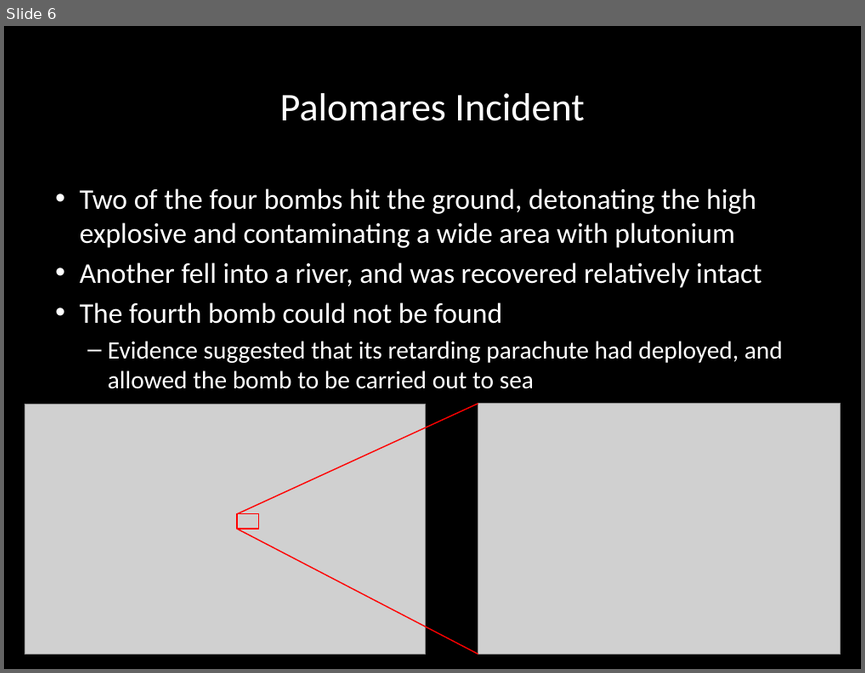
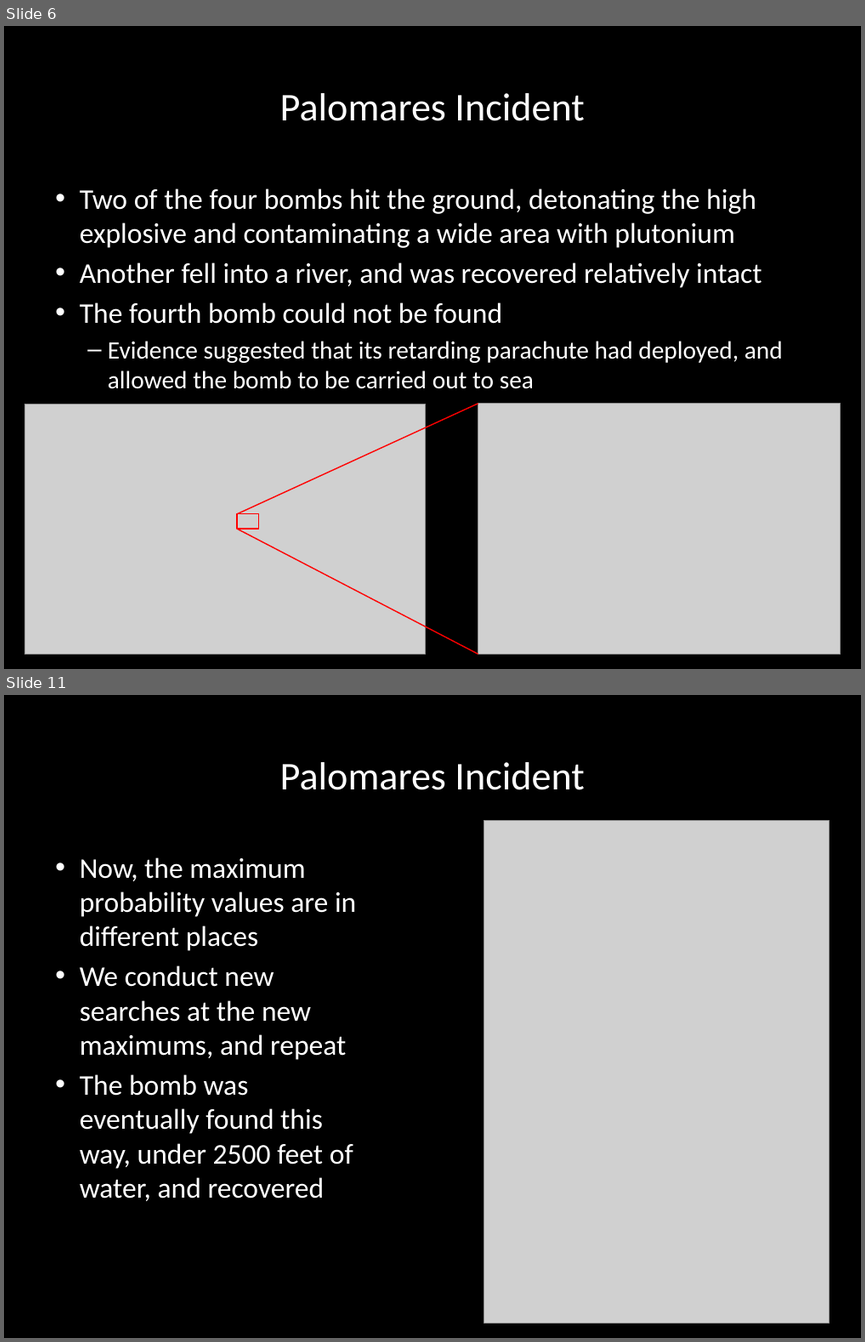
Before and after one commit to carlosgj/FRC-Training, a slide deck: Bayes.pptx. Shown one above the other, each under a label of ours: slide 6 before the commit, slides 6 and 11 after it; the slides between them are not shown. The pictures are 865x673 and 865x1342 pixels, drawn with LibreOffice and Linux fonts; fonts in the diff are those of the drawing; grey boxes stand for pictures; background and template pictures are left out. Boxes give left, top, right and bottom in pixels: in the first picture for what was removed or moved away, otherwise in the second. Text is boxed around its words. In the diff, an @@ line names an element or a change of style, - is before the commit and + after.

```diff
--- a/Bayes.pptx
+++ b/Bayes.pptx
@@ slide 11 added at bbox=[4, 695, 861, 1338], background #000000 @@
@@ title added at bbox=[280, 762, 584, 790], 33 pt, text #FFFFFF @@
+Palomares Incident
@@ picture added at bbox=[483, 821, 829, 1323] @@
@@ text added at bbox=[80, 857, 356, 1201], 24 pt, text #FFFFFF @@
+• Now, the maximum probability values are in different places
+• We conduct new searches at the new maximums, and repeat
+• The bomb was eventually found this way, under 2500 feet of water, and recovered
```
Also in this commit, not shown: 2 slides changed, 3 other slides added.
